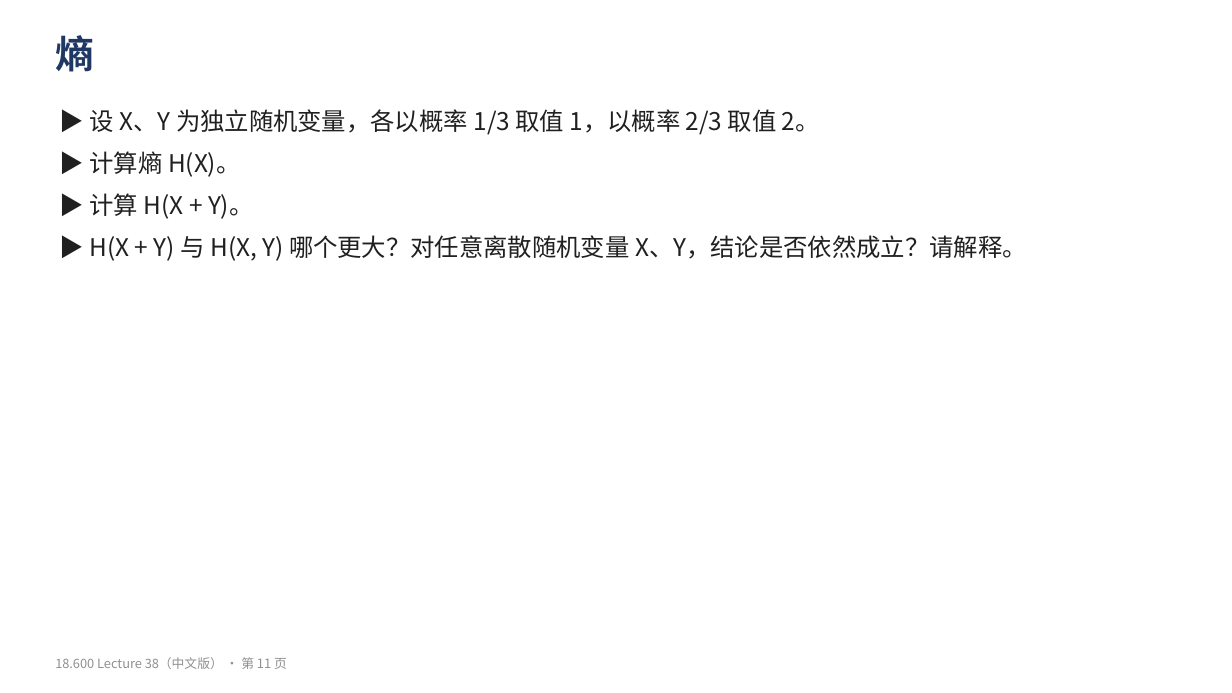
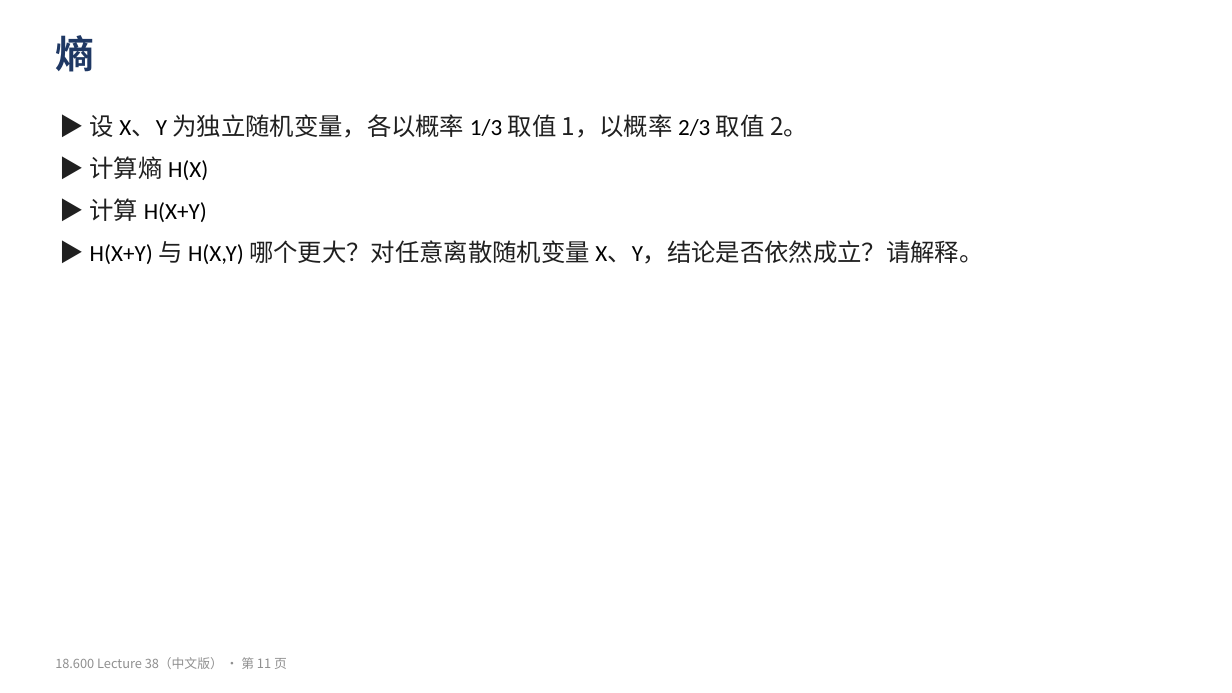
Before and after one commit to yuyangblue/note, a slide deck: slide 11 of 概率论与数理统计/原始材料/MIT18.600/中文版/Lecture38_复习练习_中文.pptx. Drawn at 1232x693 pixels with LibreOffice and Linux fonts; fonts in the diff are those of the drawing. Boxes give left, top, right and bottom in pixels: in the first picture for what was removed or moved away, otherwise in the second. Text is boxed around its words. In the diff, an @@ line names an element or a change of style, - is before the commit and + after.

```diff
--- a/概率论与数理统计/原始材料/MIT18.600/中文版/Lecture38_复习练习_中文.pptx
+++ b/概率论与数理统计/原始材料/MIT18.600/中文版/Lecture38_复习练习_中文.pptx
@@ text at (90,114,808,138): size 19 to 18 pt, font Noto Sans CJK SC to Calibri, text colour #202020 to #000000 in "X、Y 1/3 2/3" @@
@@ text at (90,156,984,264): text changed @@
-▶ 计算熵 H(X)。
-▶ 计算 H(X + Y)。
-▶ H(X + Y) 与 H(X, Y) 哪个更大？对任意离散随机变量 X、Y，结论是否依然成立？请解释。
+▶ 计算熵 H(X)
+▶ 计算 H(X+Y)
+▶ H(X+Y) 与 H(X,Y) 哪个更大？对任意离散随机变量 X、Y，结论是否依然成立？请解释。
```
Also in this commit, not shown: 13 other slides changed, 20 other files.
